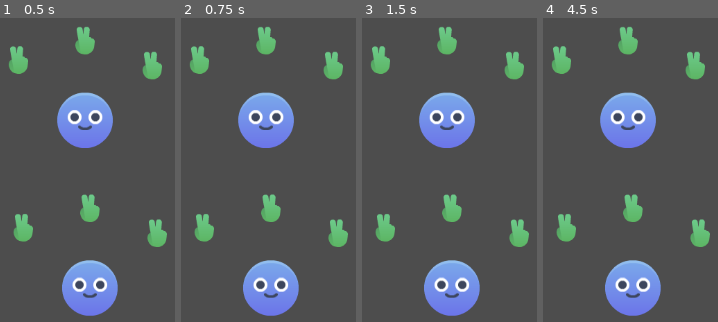
Above: before the commit, frames 1-4 (left to right).
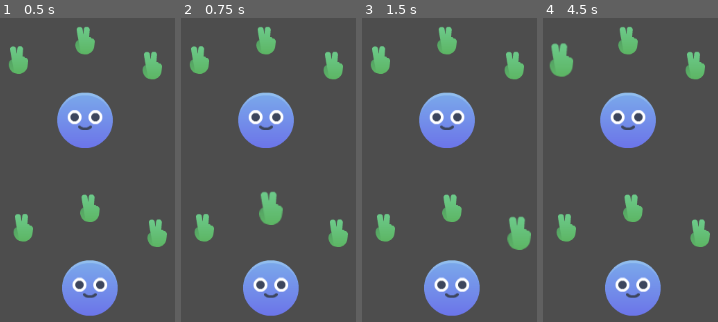
Above: after the commit, the same moments.

Repository: coolmule0/dobble-connect
Game: Godot game, scene res://main_board.tscn
The game is run twice, just before and just after one commit, with the same random seed, the same clock (stepped at 60 frames per second) and the same inputs.
Inputs (mouse positions are in pixels of both pictures, inside the frame that each line leads up to):
- Up to frame 1 (0.5 s): no input
- Up to frame 2 (0.75 s): tap Enter at 0.5 s; move the mouse to (270, 209) at 0.52 s; click (270, 209) at 0.67 s
- Up to frame 3 (1.5 s): tap Space at 1.25 s; move the mouse to (519, 233) at 1.27 s; click (519, 233) at 1.42 s
- Up to frame 4 (4.5 s): tap Enter at 2, 3.5 s; move the mouse to (565, 227) at 2.02 s; click (565, 227) at 2.17 s; tap Space at 2.75, 4.25 s; move the mouse to (628, 39) at 2.77 s; click (628, 39) at 2.92 s; move the mouse to (695, 66) at 3.52 s; click (695, 66) at 3.67 s; move the mouse to (562, 60) at 4.27 s; click (562, 60) at 4.42 s

Frame 1 is identical in both runs. In frame 2, 0.4% of the frame differs, in the area x 44-59%, y 56-69%; in frame 3, 0.5%, in the area x 82-97%, y 65-77%; in frame 4, 0.5%.

Commit message:
tween highlights

Diff:
--- a/main_board.gd
+++ b/main_board.gd
@@ -11,6 +11,7 @@
 func _ready() -> void:
 	#trait_container.connect("mouseclick", _on_child_clicked)
 	pc.connect("mouseclick", _on_area_clicked)
+	character.connect("mouseclick", _on_area_clicked)
 
 func _on_area_clicked(global_pos):
 	start_pos = global_pos
--- a/trait_container.gd
+++ b/trait_container.gd
@@ -7,6 +7,12 @@
 @onready var sprite_2d: Sprite2D = $Sprite2D
 
 signal mouseclick(click_coords: Vector2)
+
+# Tween vars
+var hover_tween: Tween = null
+var normal_scale = Vector2.ONE
+var hover_scale = Vector2(1.2, 1.2)
+var tween_duration = 0.15
 
 func _ready() -> void:
 	update_sprite()
@@ -21,6 +27,18 @@
 
 
 func _on_area_2d_input_event(viewport: Node, event: InputEvent, shape_idx: int) -> void:
+	# If clicked within this area
 	if event is InputEventMouseButton and event.pressed:
-		#print("Area2D clicked!")
 		mouseclick.emit(get_global_mouse_position())
+
+func _on_area_2d_mouse_entered():
+	_start_hover_tween(hover_scale)
+
+func _on_area_2d_mouse_exited():
+	_start_hover_tween(normal_scale)
+
+func _start_hover_tween(target_scale: Vector2):
+	if hover_tween:
+		hover_tween.kill()  # Stop previous tween if it's still running
+	hover_tween = create_tween()
+	hover_tween.tween_property(sprite_2d, "scale", target_scale, tween_duration).set_trans(Tween.TRANS_SINE).set_ease(Tween.EASE_OUT)
--- a/trait_container.tscn
+++ b/trait_container.tscn
@@ -19,3 +19,5 @@
 texture = ExtResource("2_dkspg")
 
 [connection signal="input_event" from="Area2D" to="." method="_on_area_2d_input_event"]
+[connection signal="mouse_entered" from="Area2D" to="." method="_on_area_2d_mouse_entered"]
+[connection signal="mouse_exited" from="Area2D" to="." method="_on_area_2d_mouse_exited"]
